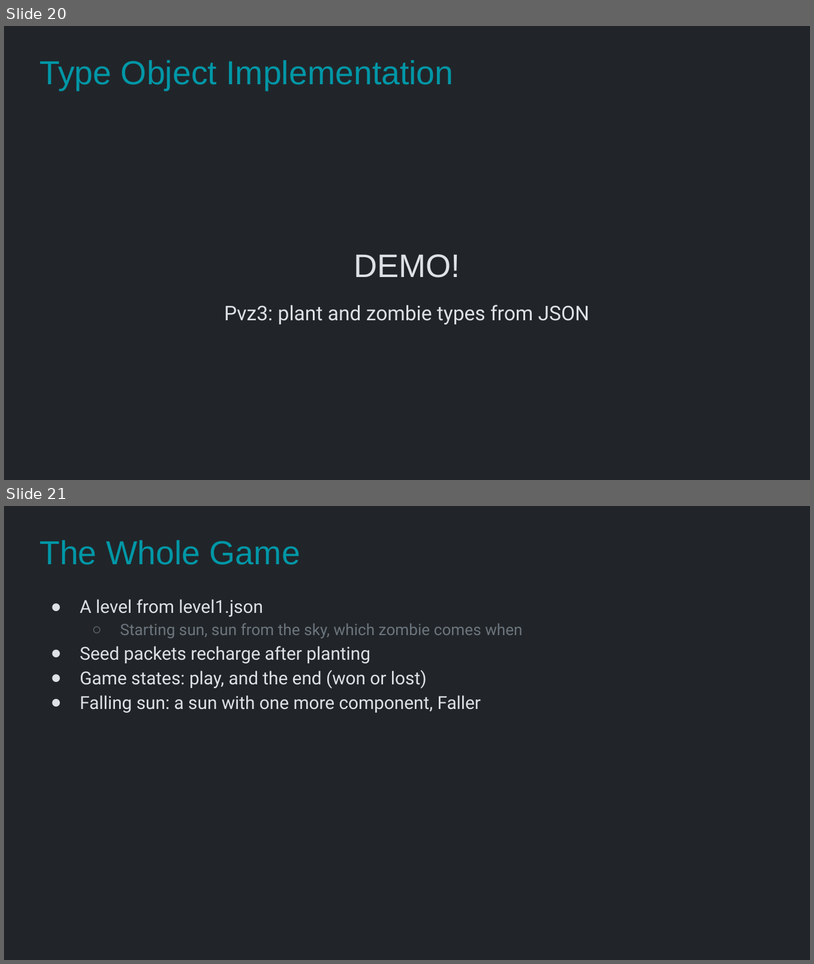
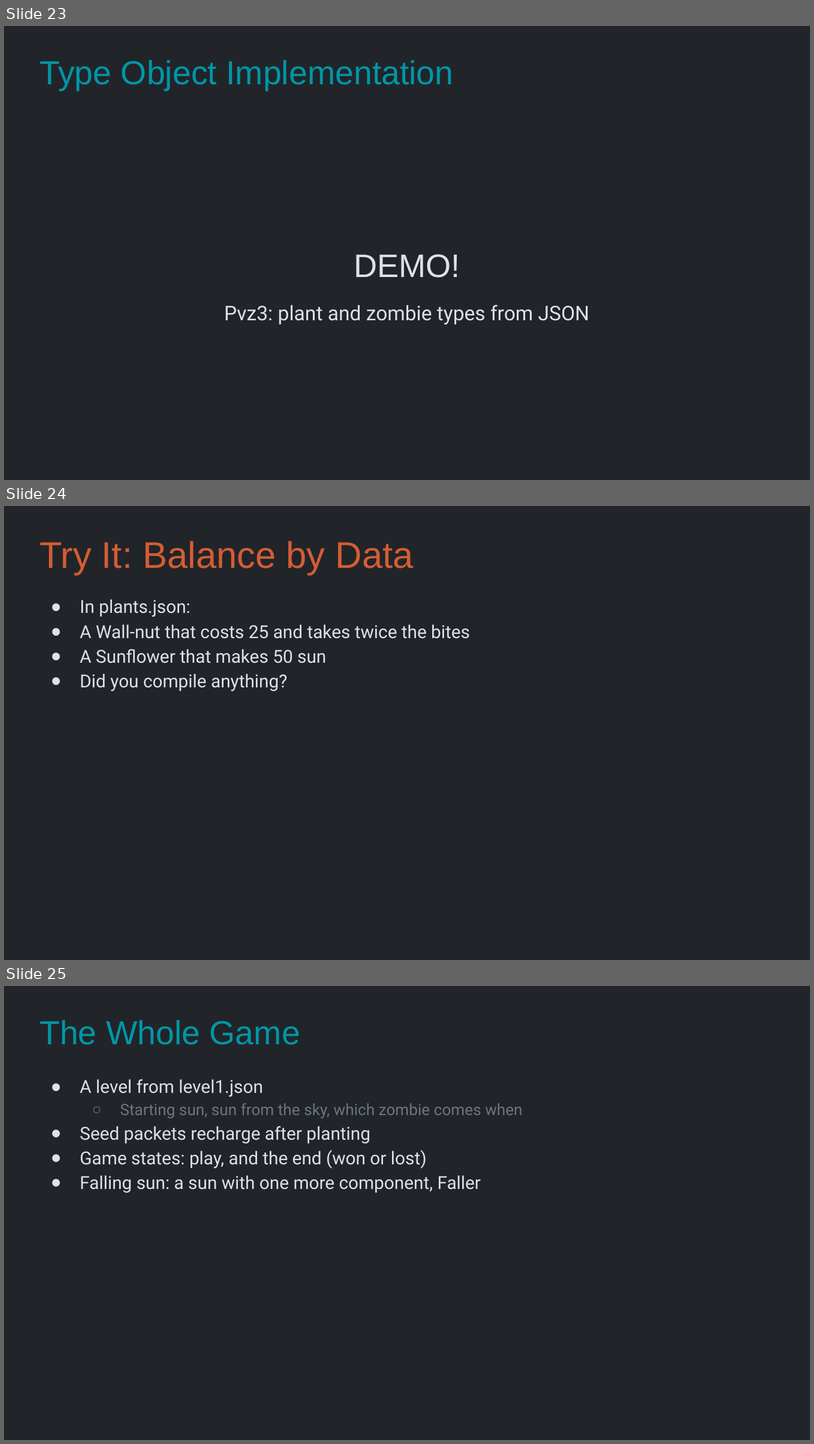
Before and after one commit to Metamate/gar, a slide deck: slides/09 Plants vs. Zombies.pptx. Shown one above the other, each under a label of ours: slides 20 and 21 before the commit, slides 23, 24 and 25 after it. The pictures are 814x964 and 814x1444 pixels, drawn with LibreOffice and Linux fonts; fonts in the diff are those of the drawing. Boxes give left, top, right and bottom in pixels: in the first picture for what was removed or moved away, otherwise in the second. Text is boxed around its words. In the diff, an @@ line names an element or a change of style, - is before the commit and + after.

```diff
--- a/slides/09 Plants vs. Zombies.pptx
+++ b/slides/09 Plants vs. Zombies.pptx
@@ slide 24 added at <box>4,506,810,960</box>, background #212529 @@
@@ title added at <box>39,541,414,575</box>, 33 pt, text #D45D35 @@
+Try It: Balance by Data
@@ text added at <box>80,599,470,691</box>, 16 pt, text #DEE2E6 @@
+● In plants.json:
+● A Wall-nut that costs 25 and takes twice the bites
+● A Sunflower that makes 50 sun
+● Did you compile anything?
@@ what was slide 20 is now slide 23 @@
@@ what was slide 21 is now slide 25 @@
```
Also in this commit, not shown: 3 other slides added, 15 other files.
